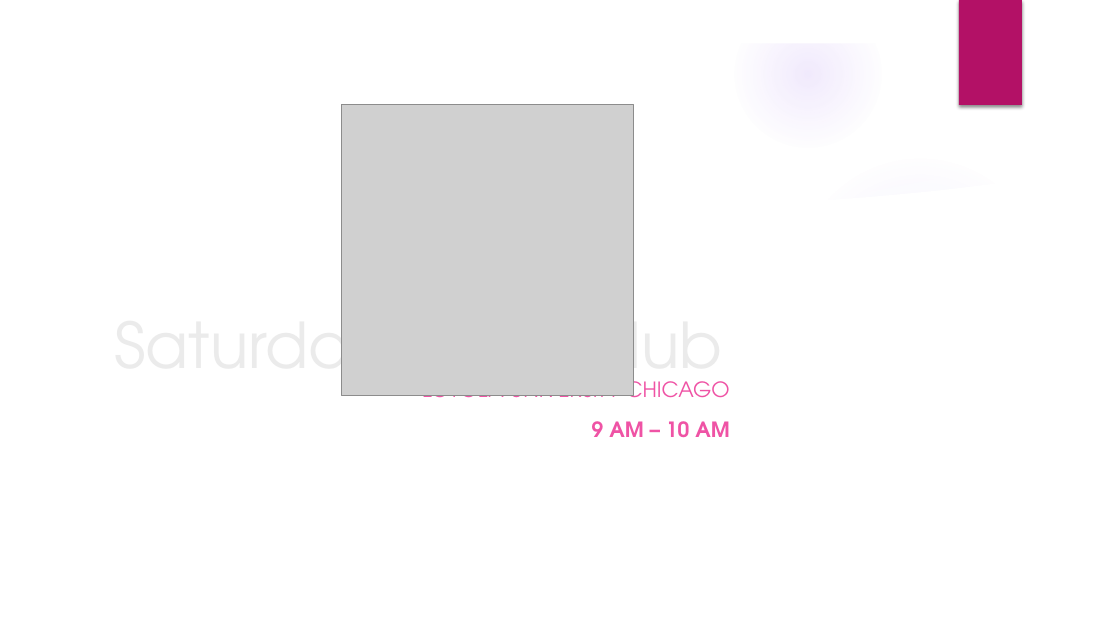
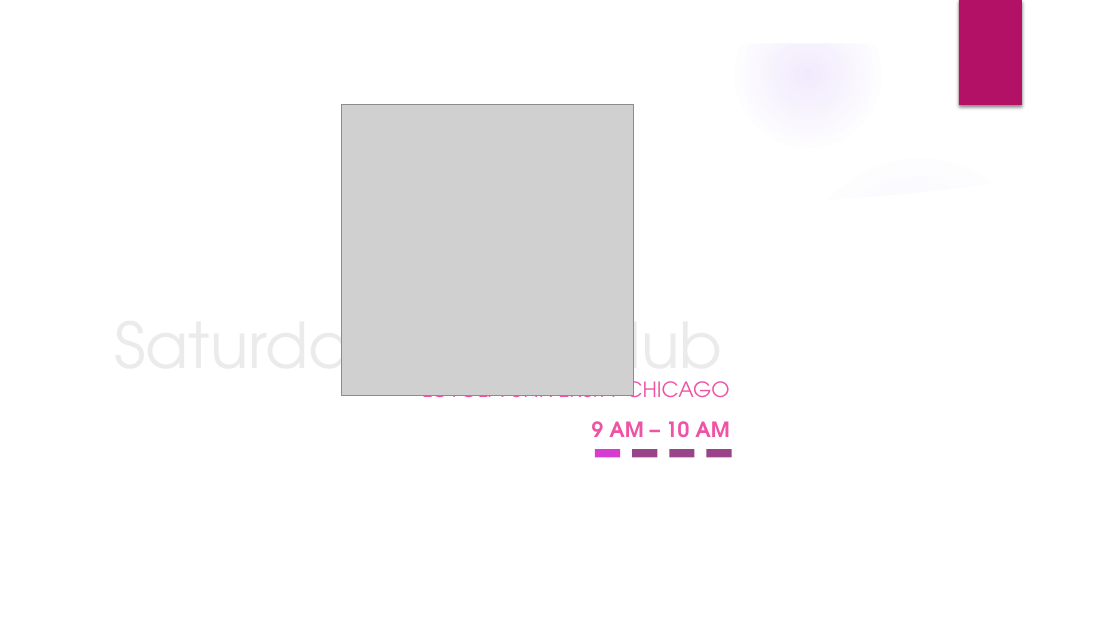
Before and after one commit to lgreco/SaturdayJavaClub, a slide deck: slide 2 of opening screen.pptx. Drawn at 1120x630 pixels with LibreOffice and Linux fonts; fonts in the diff are those of the drawing; grey boxes stand for pictures; background and template pictures are left out. Boxes give left, top, right and bottom in pixels: in the first picture for what was removed or moved away, otherwise in the second. Text is boxed around its words. In the diff, an @@ line names an element or a change of style, - is before the commit and + after.

```diff
--- a/opening screen.pptx
+++ b/opening screen.pptx
@@ rectangle added at (x1=595, y1=450, x2=620, y2=458), fill #D53DD0 @@
@@ rectangle added at (x1=633, y1=450, x2=658, y2=458), fill #994489 @@
@@ rectangle added at (x1=670, y1=450, x2=695, y2=458), fill #994489 @@
@@ rectangle added at (x1=707, y1=450, x2=732, y2=458), fill #994489 @@
```
Also in this commit, not shown: 1 other slide changed, 4 slides added, 10 other files.
